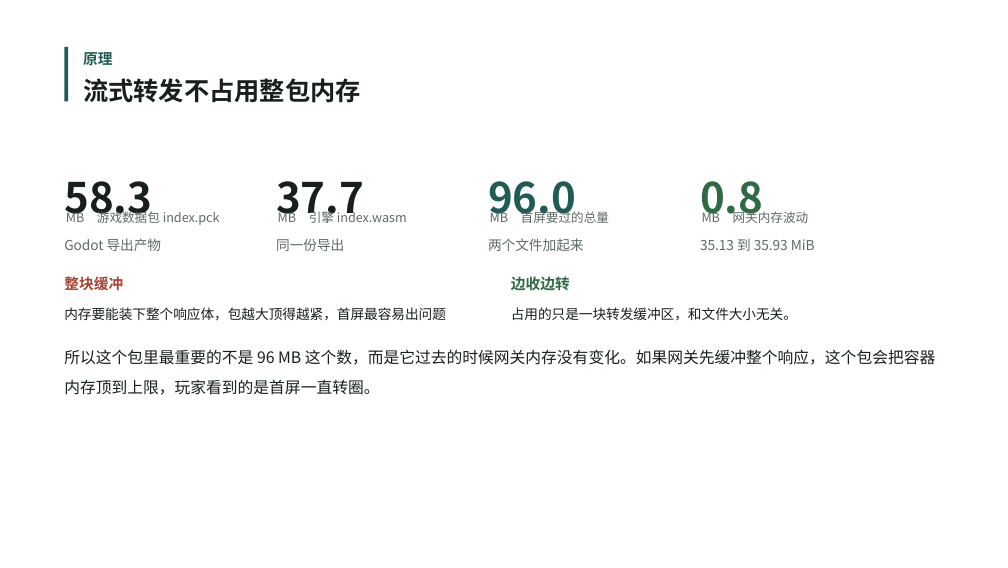
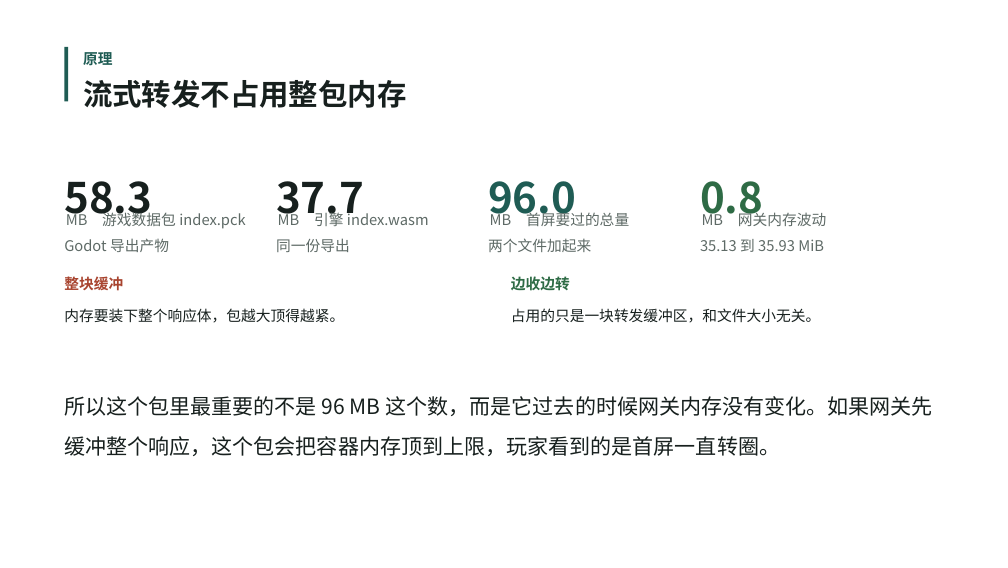
Before and after one commit to VesselPaper/symbiont, a slide deck: slide 8 of share/分享PPT-修订.pptx. Drawn at 1008x568 pixels with LibreOffice and Linux fonts; fonts in the diff are those of the drawing; background and template pictures are left out. Boxes give left, top, right and bottom in pixels: in the first picture for what was removed or moved away, otherwise in the second. Text is boxed around its words. In the diff, an @@ line names an element or a change of style, - is before the commit and + after.

Commit message:
docs(share): 按字号规范统一整套 PPT
正文一律 14，栏目标签与卡片名 20，每页主标题与章节名 28；封面标题同样收到 28。
大数字（58.3、9 / 9、5007 这类）是数据不是标题，保持原字号。
顺带修：8 页正文放大后与下一段挤在一起、13 页丢了一个句号、8 页末尾两个字单独换行。

```diff
--- a/share/分享PPT-修订.pptx
+++ b/share/分享PPT-修订.pptx
@@ text at (x1=83, y1=80, x2=406, y2=108): size 24 to 28 pt in "流式转发不占用整包内存" @@
@@ size 12 to 14 pt in 4 elements at (x1=66, y1=211, x2=245, y2=229), (x1=278, y1=211, x2=429, y2=226), (x1=490, y1=211, x2=629, y2=226), (x1=702, y1=211, x2=826, y2=226) @@
@@ size 13 to 14 pt in 5 elements at (x1=64, y1=238, x2=169, y2=252), (x1=276, y1=238, x2=350, y2=252), (x1=488, y1=238, x2=591, y2=252), (x1=700, y1=239, x2=824, y2=252), (x1=511, y1=308, x2=821, y2=323) @@
@@ text at (x1=64, y1=308, x2=344, y2=323): text changed; size 13 to 14 pt @@
-内存要能装下整个响应体，包越大顶得越紧，首屏最容易出问题
+内存要装下整个响应体，包越大顶得越紧。
@@ text "所以这个包里最重要的不是 96 MB 这个数，而是它过去的时候网关内存没有变化。如果网关先缓冲整个响应，这个包会把容器内 ..." moved from (x1=64, y1=349, x2=936, y2=395) to (x1=64, y1=396, x2=933, y2=456) @@
@@ text "所以这个包里最重要的不是 96 MB 这个数，而是它过去的时候网关内存没有变化。如果网关先缓冲整个响应，这个包会把容器内 ..." at (x1=64, y1=396, x2=933, y2=456): size 15 to 20 pt @@
```
Also in this commit, not shown: 24 other slides changed, 1 other file.
